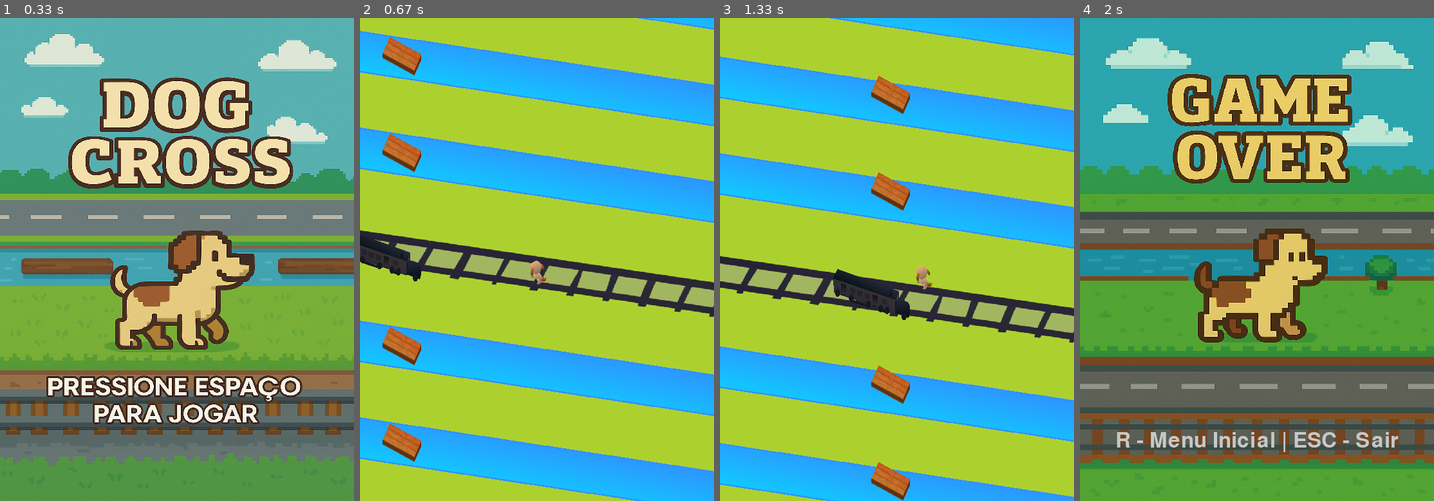
Above: before the commit, frames 1-4 (left to right).
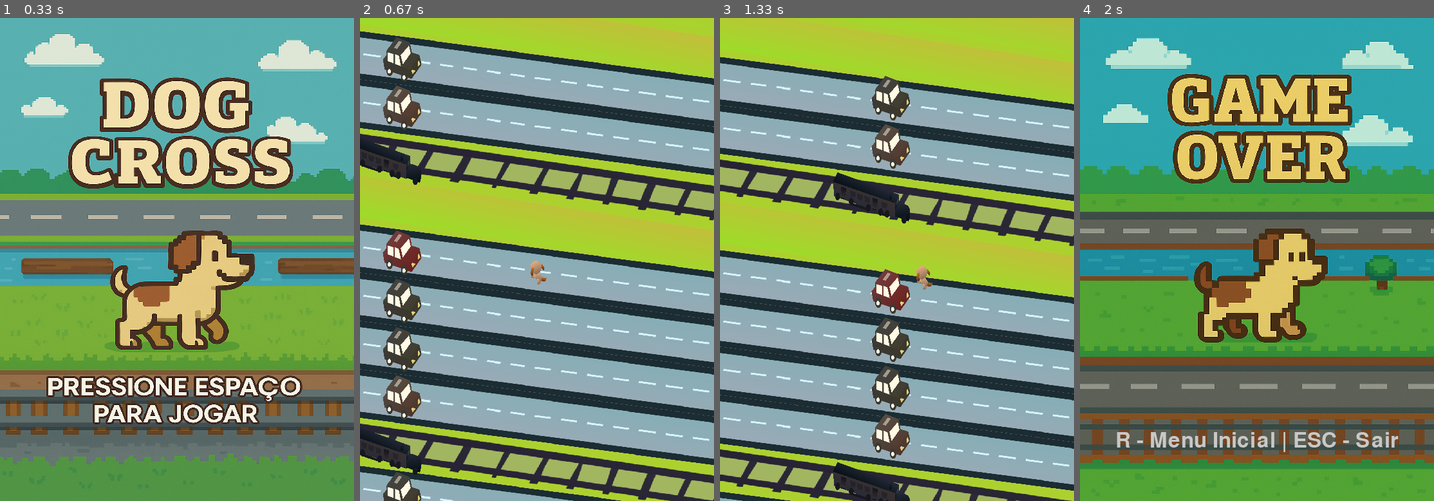
Above: after the commit, the same moments.

Repository: decov12/pygameandreeduardorafel
Game: pygame game, started from main.py
Same seed, same stepped clock (60 frames per second), same inputs: the game is played once before the commit and once after it.
Inputs:
- Up to frame 1 (0.33 s): no input
- Up to frame 2 (0.67 s): tap Space at 0.33 s
- Up to frame 3 (1.33 s): hold Right 0.67-1.13 s; hold Up from 1.17 s (still down)
- Up to frame 4 (2 s): release Up at 1.47 s

Frame 1 is identical in both runs. In frame 2, 80% of the frame differs, in the area x 0-100%, y 0-100%; in frame 3, 78%; in frame 4, nothing differs.

Commit message:
remoção de água e volta de 'grass'

Diff:
--- a/config.py
+++ b/config.py
@@ -25,9 +25,6 @@
 CAR_HITBOX_WIDTH = 60
 CAR_HITBOX_HEIGHT = 30
 
-WOOD_WIDTH = 90
-WOOD_HEIGHT = 30
-
 ROAD_WIDTH = 550
 ROAD_HEIGHT = 150
 
@@ -35,6 +32,3 @@
 TRAIN_HEIGHT = 80
 TRAIN_HITBOX_WIDTH = 100
 TRAIN_HITBOX_HEIGHT = 20
-
-TREE_LOG_WIDTH = 60
-TREE_LOG_HEIGHT = 60
--- a/main.py
+++ b/main.py
@@ -1,7 +1,7 @@
 
 import pygame
 import random
-from config import WIDTH, HEIGHT, WHITE, FPS, PLAYER_WIDTH, PLAYER_HEIGHT, CAR_WIDTH, CAR_HEIGHT, ROAD_WIDTH, ROAD_HEIGHT, TRAIN_WIDTH, TRAIN_HEIGHT, GREEN2, TREE_LOG_WIDTH, TREE_LOG_HEIGHT,TRAIN_HITBOX_WIDTH, TRAIN_HITBOX_HEIGHT, CAR_HITBOX_WIDTH, CAR_HITBOX_HEIGHT
+from config import WIDTH, HEIGHT, WHITE, FPS, PLAYER_WIDTH, PLAYER_HEIGHT, CAR_WIDTH, CAR_HEIGHT, ROAD_WIDTH, ROAD_HEIGHT, TRAIN_WIDTH, TRAIN_HEIGHT, GREEN2,TRAIN_HITBOX_WIDTH, TRAIN_HITBOX_HEIGHT, CAR_HITBOX_WIDTH, CAR_HITBOX_HEIGHT
 
 # Iniciar pygame
 pygame.init()
@@ -17,8 +17,6 @@
 assets = {}
 assets['player_image'] = pygame.image.load('Assets/Armature_jumping_left_1.png').convert_alpha()
 assets['player_image'] = pygame.transform.scale(assets['player_image'], (PLAYER_WIDTH, PLAYER_HEIGHT))
-assets['tree_log'] = pygame.image.load('Assets/objects/the wood.png').convert_alpha()
-assets['tree_log'] = pygame.transform.scale(assets['tree_log'], (TREE_LOG_WIDTH, TREE_LOG_HEIGHT))
 assets['background'] = pygame.image.load('Assets/Game Level.png').convert_alpha()
 assets['player_image_right'] = pygame.image.load('Assets/Armature_jumping_right_1.png').convert_alpha()
 assets['player_image_right'] = pygame.transform.scale(assets['player_image_right'], (PLAYER_WIDTH, PLAYER_HEIGHT))
@@ -36,16 +34,16 @@
 assets['street'] = pygame.transform.scale(assets['street'], (ROAD_WIDTH, ROAD_HEIGHT))
 assets['street2'] = pygame.image.load('Assets/Roads/Street2.2.png').convert_alpha()
 assets['street2'] = pygame.transform.scale(assets['street2'], (ROAD_WIDTH, ROAD_HEIGHT))
-assets['water'] = pygame.image.load('Assets/Roads/Water2.png').convert_alpha()
-assets['water'] = pygame.transform.scale(assets['water'], (ROAD_WIDTH, ROAD_HEIGHT))
 assets['train'] = pygame.image.load('Assets/train front.png').convert_alpha()
 assets['train'] = pygame.transform.scale(assets['train'], (TRAIN_WIDTH, TRAIN_HEIGHT))
 assets['tela_inicio'] = pygame.image.load('Assets/tela_inicial.png').convert_alpha()
 assets['tela_inicio'] = pygame.transform.scale(assets['tela_inicio'], (WIDTH, HEIGHT))
 assets['tela_fim'] = pygame.image.load('Assets/tela_game_over2.png').convert_alpha()
 assets['tela_fim'] = pygame.transform.scale(assets['tela_fim'], (WIDTH, HEIGHT))
-
-available_backgrounds = ['railway', 'street2', 'water', 'street2']
+assets['grass']=pygame.image.load('Assets/Roads/Grass.png').convert_alpha()
+assets['grass'] = pygame.transform.scale(assets['grass'], (ROAD_WIDTH, ROAD_HEIGHT))
+
+available_backgrounds = ['railway', 'street2','grass']
 available_cars = ['car_black', 'car_blue', 'car_brown', 'car_red']
 
 # Função para mostrar a tela inicial (modificada para ESC fechar)
@@ -150,26 +148,6 @@
         self.rect.y = self.pos
         self.hitbox.center = self.rect.center
 
-class Tree_log(pygame.sprite.Sprite):
-    def __init__(self, y, vel_x, vel_y, image):
-        super().__init__()
-        self.image = image
-        self.rect = self.image.get_rect()
-        self.rect.y = y
-        self.vel_y = vel_y
-        self.vel_x = vel_x
-        self.pos = y * 1.0
-
-        if self.vel_x > 0:
-            self.rect.x = -self.rect.width
-        else:
-            self.rect.x = WIDTH
-
-    def update(self):
-        self.rect.x += self.vel_x
-        self.pos += 1.5
-        self.rect.y = self.pos
-
 class Background(pygame.sprite.Sprite):
     def __init__(self, tipo, y, id):
         super().__init__()
@@ -190,10 +168,9 @@
     all_sprites = pygame.sprite.Group()
     all_cars = pygame.sprite.Group()
     all_trains = pygame.sprite.Group()
-    all_tree_log = pygame.sprite.Group()
 
     for i in range(-10, 10):
-        bg = Background(random.choice(available_backgrounds), i * 150, i)
+        bg = Background(random.choice(available_backgrounds), i * 75, i)
 
         if bg.tipo in ['street', 'street2']:
             car_image = random.choice(available_cars)
@@ -206,12 +183,6 @@
             train = Train(bg.rect.y, 5, 1, train_image)
             all_sprites.add(train)
             all_trains.add(train)
-
-        if bg.tipo in ['water']:
-            tree_log_image = assets['tree_log']
-            tree_log = Tree_log(bg.rect.y, 5, 1, tree_log_image)
-            all_sprites.add(tree_log)
-            all_tree_log.add(tree_log)
 
         backgrounds.add(bg)
 
@@ -278,25 +249,6 @@
                     all_trains.add(train)
             novo_train = False
 
-        novo_tree_log = False
-        kill_tree_log = False
-        for tree_log in all_tree_log:
-            if tree_log.rect.left > WIDTH:
-                kill_tree_log = True
-                novo_tree_log = True
-        if kill_tree_log:
-            for tree_log in all_tree_log:
-                tree_log.kill()
-            kill_tree_log = False
-        if novo_tree_log:
-            novo_tree_log = False
-            for bg in backgrounds:
-                if bg.tipo in ['water']:
-                    tree_log_image = assets['tree_log']
-                    tree_log = Tree_log(bg.rect.y, 5, 1, tree_log_image)
-                    all_sprites.add(tree_log)
-                    all_tree_log.add(tree_log)
-
         novo_bg = False
         for bg in backgrounds:
             if bg.rect.bottom > HEIGHT + 150:
@@ -324,17 +276,10 @@
                 all_sprites.add(train)
                 all_trains.add(train)
 
-            if bg.tipo in ['water']:
-                tree_log_image = assets['tree_log']
-                tree_log = Tree_log(bg.rect.y, 5, 1, tree_log_image)
-                all_sprites.add(tree_log)
-                all_tree_log.add(tree_log)
-
             backgrounds.add(bg)
 
         all_cars.update()
         all_trains.update()
-        all_tree_log.update()
         backgrounds.update()
         player.update()
 
